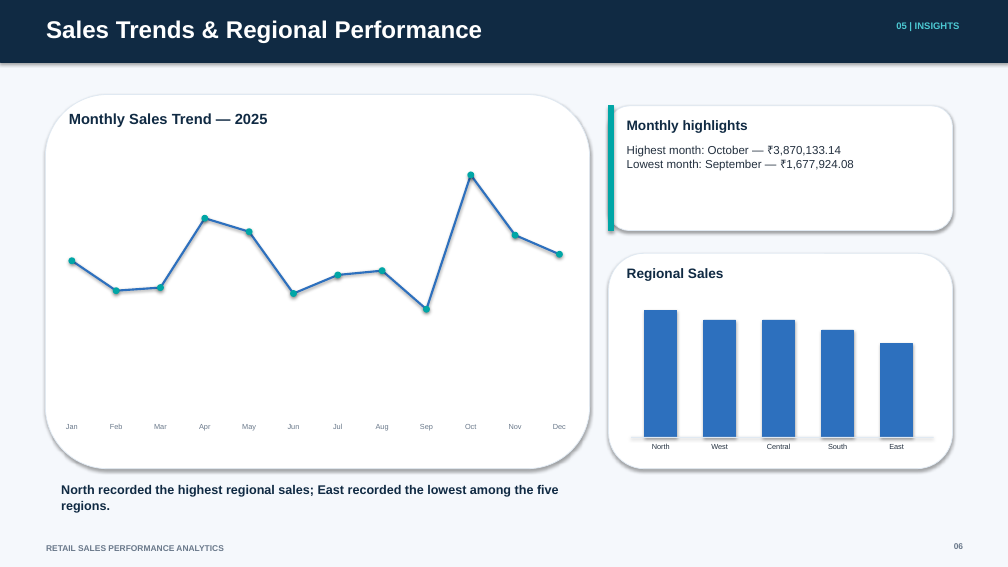
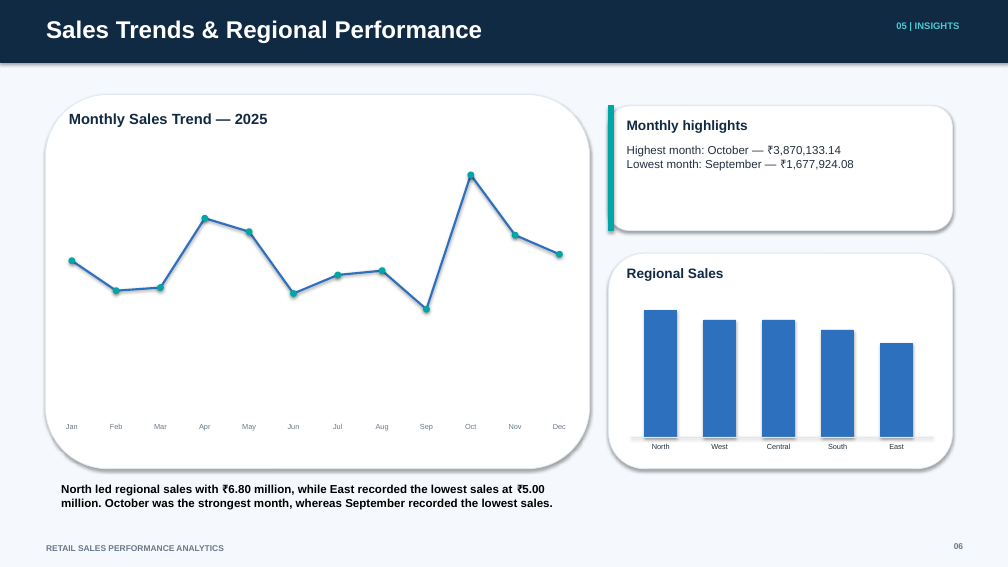
Before and after one commit to ReyanReza3126/-Retail-Sales-Performance-Analytics, a slide deck: slide 6 of Retail_Sales_Performance_Analytics.pptx. Drawn at 1008x567 pixels with LibreOffice and Linux fonts; fonts in the diff are those of the drawing. Boxes give left, top, right and bottom in pixels: in the first picture for what was removed or moved away, otherwise in the second. Text is boxed around its words. In the diff, an @@ line names an element or a change of style, - is before the commit and + after.

```diff
--- a/Retail_Sales_Performance_Analytics.pptx
+++ b/Retail_Sales_Performance_Analytics.pptx
@@ text at bbox=[61, 484, 553, 510]: text changed; size 12 to 11 pt; text colour #102A43 to #000000 @@
-North recorded the highest regional sales; East recorded the lowest among the five regions.
+North led regional sales with ₹6.80 million, while East recorded the lowest sales at ₹5.00 million. October was the strongest month, whereas September recorded the lowest sales.
```
Also in this commit, not shown: 5 other slides changed.
